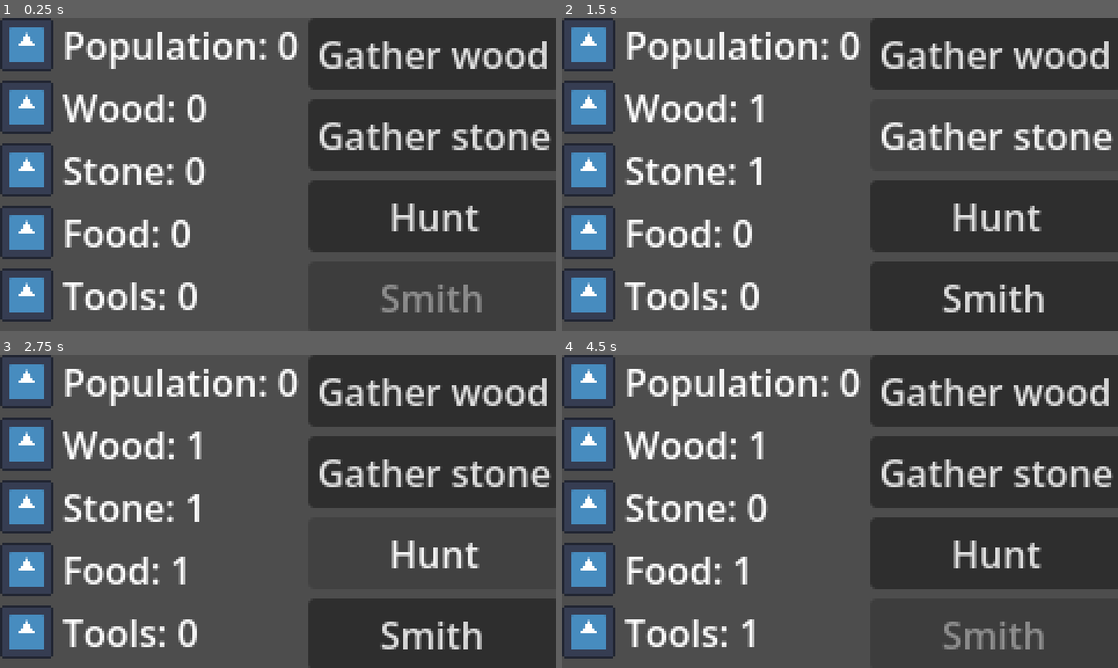
Above: before the commit, frames 1-4 (two rows, left to right).
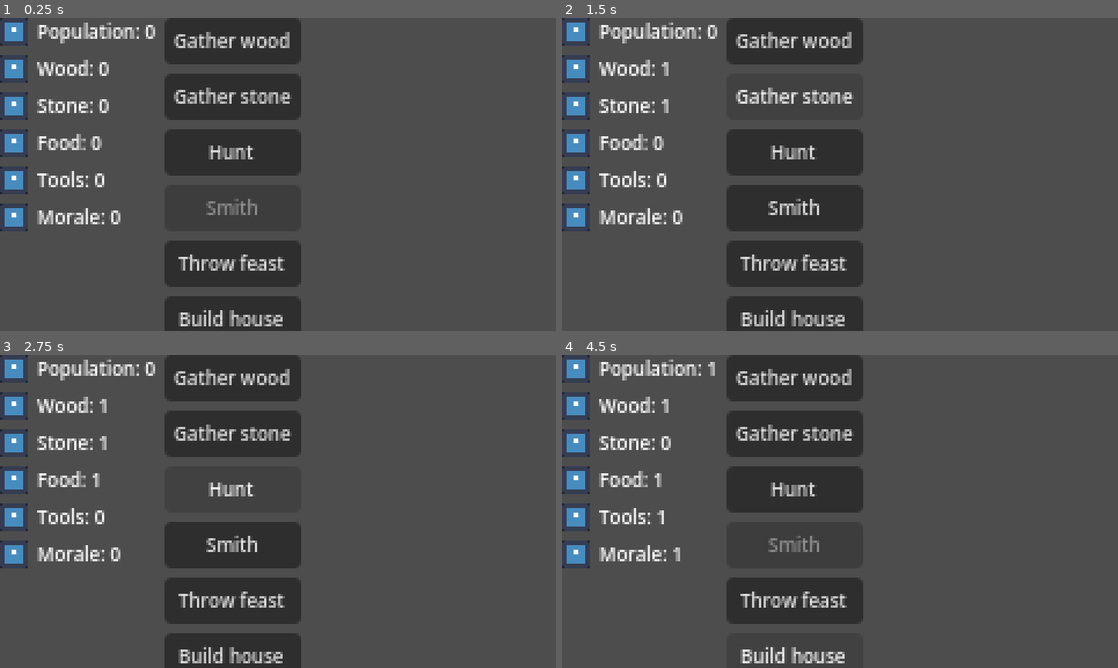
Above: after the commit, the same moments.

Repository: Gugubo/Inevitable
Game: Godot game, scene res://main.tscn
The game is run twice, just before and just after one commit, with the same random seed, the same clock (stepped at 60 frames per second) and the same inputs. The engine's default icon, where the game draws it, is replaced by a stand-in: a white triangle on a blue panel in a dark square.
Inputs (mouse positions are in pixels of both pictures, inside the frame that each line leads up to):
- Up to frame 1 (0.25 s): no input
- Up to frame 2 (1.5 s): click "Gather wood" at 0.5 s; click "Gather stone" at 1.25 s
- Up to frame 3 (2.75 s): click "Hunt" at 2 s
- Up to frame 4 (4.5 s): click "Smith" at 2.75 s; click (795, 602) at 3.5 s, where only the run after the commit has a clickable "Throw feast"; click (795, 655) at 4.25 s, where only the run after the commit has a clickable "Build house"

The runs differ from the first frame. In frame 1, 58% of the frame differs, in the area x 0-100%, y 0-100%; in frame 2, 59%; in frame 3, 58%; in frame 4, 56%.

Commit message:
Make buttons and inventory items smaller

Diff:
--- a/action_button/action_button.tscn
+++ b/action_button/action_button.tscn
@@ -3,6 +3,9 @@
 [ext_resource type="Script" uid="uid://dnvyerpmph6g3" path="res://action_button/action_button.gd" id="1_hae2l"]
 
 [node name="ActionButton" type="Button" unique_id=320675261]
+offset_right = 8.0
+offset_bottom = 8.0
+theme_override_font_sizes/font_size = 8
 text = "Action"
 script = ExtResource("1_hae2l")
 
--- a/inventory_item/inventory_item.tscn
+++ b/inventory_item/inventory_item.tscn
@@ -4,8 +4,8 @@
 [ext_resource type="Script" uid="uid://5cs6xf4cgoti" path="res://inventory_item/inventory_item.gd" id="1_gmchj"]
 
 [node name="InventoryItem" type="HBoxContainer" unique_id=319682496]
-offset_right = 67.0
-offset_bottom = 23.0
+offset_right = 43.0
+offset_bottom = 12.0
 script = ExtResource("1_gmchj")
 
 [node name="TextureRect" type="TextureRect" parent="." unique_id=972060861]
@@ -15,4 +15,5 @@
 
 [node name="Label" type="Label" parent="." unique_id=620307141]
 layout_mode = 2
+theme_override_font_sizes/font_size = 8
 text = "Item: 0"
